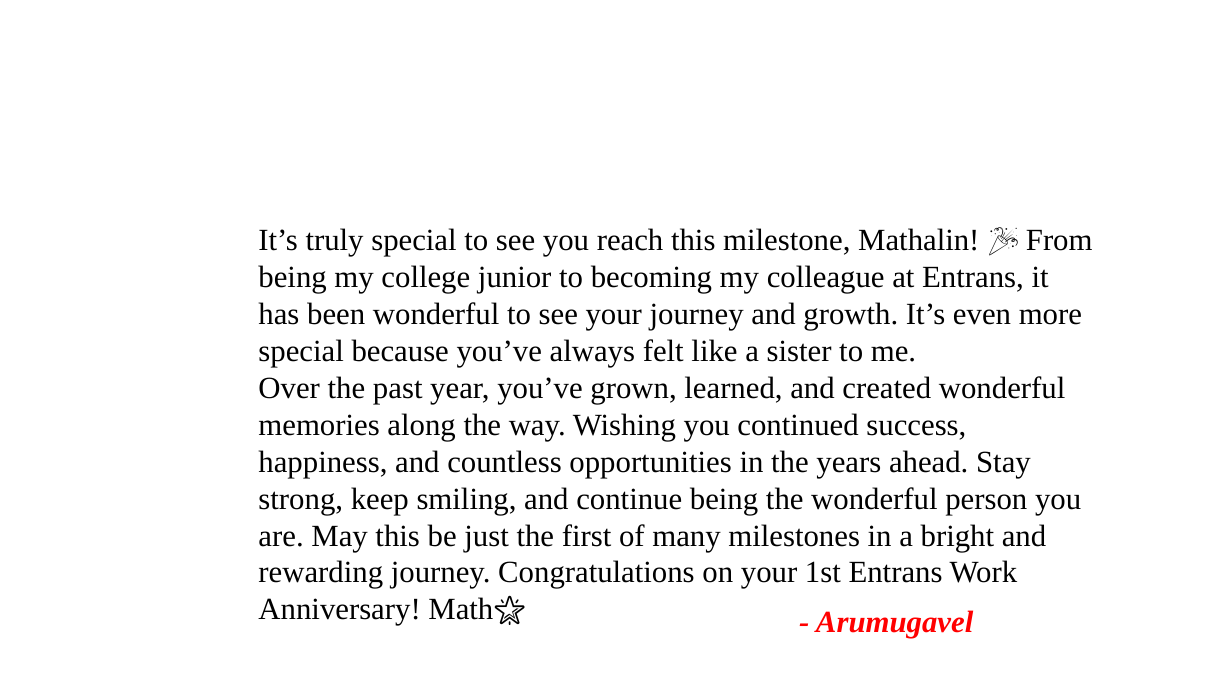
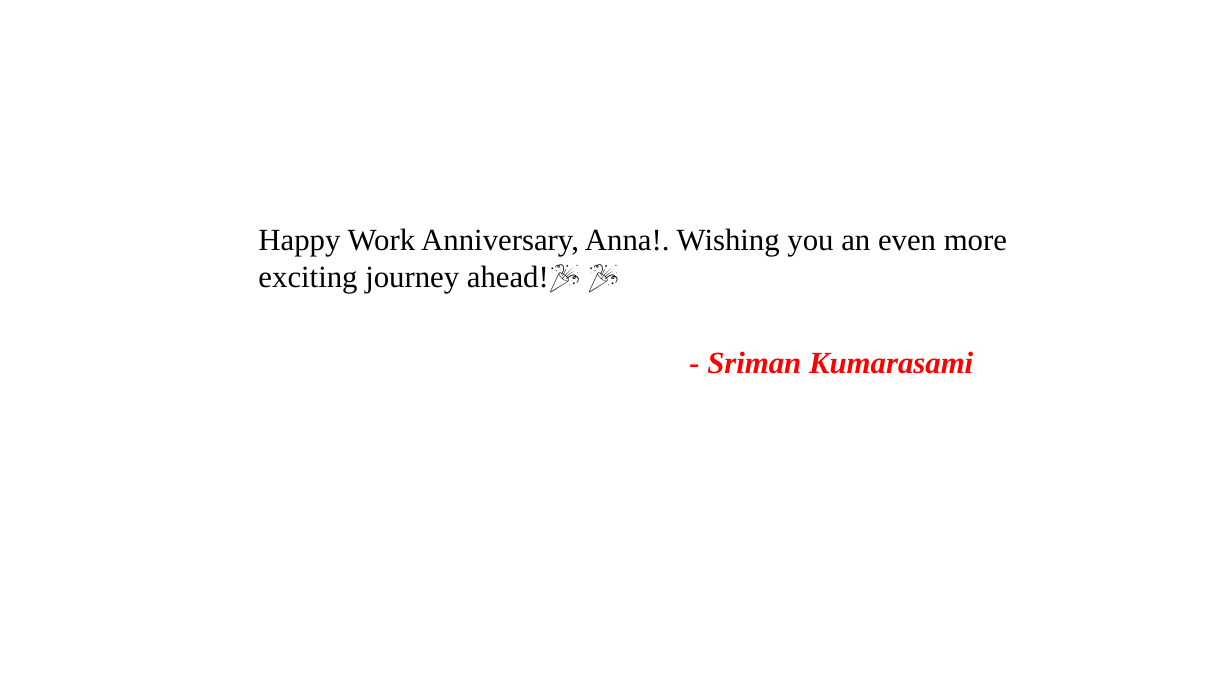
Before and after one commit to Joedharsic07/entrans-hr-hub-fullstack, a slide deck: slide 8 of entrans-hr-hub-backend/myproject/media/Final_Anniversary_Presentation.pptx. Drawn at 1232x693 pixels with LibreOffice and Linux fonts; fonts in the diff are those of the drawing; background and template pictures are left out. Boxes give left, top, right and bottom in pixels: in the first picture for what was removed or moved away, otherwise in the second. Text is boxed around its words. In the diff, an @@ line names an element or a change of style, - is before the commit and + after.

```diff
--- a/entrans-hr-hub-backend/myproject/media/Final_Anniversary_Presentation.pptx
+++ b/entrans-hr-hub-backend/myproject/media/Final_Anniversary_Presentation.pptx
@@ text at (258,228,1007,293): text changed @@
-It’s truly special to see you reach this milestone, Mathalin! 🎉 From being my college junior to becoming my colleague at Entrans, it has been wonderful to see your journey and growth. It’s even more special because you’ve always felt like a sister to me.
-Over the past year, you’ve grown, learned, and created wonderful memories along the way. Wishing you continued success, happiness, and countless opportunities in the years ahead. Stay strong, keep smiling, and continue being the wonderful person you are. May this be just the first of many milestones in a bright and rewarding journey. Congratulations on your 1st Entrans Work Anniversary! Math🌟
+Happy Work Anniversary, Anna!. Wishing you an even more exciting journey ahead!🎉 🎉
@@ text added at (707,351,973,374), 18 pt, text #FF0000, bold, italic @@
+- Sriman Kumarasami
@@ text removed at (816,610,973,638) @@
-- Arumugavel
```
Also in this commit, not shown: 8 other slides changed, 2 slides added, 2 slides removed, 28 other files.
